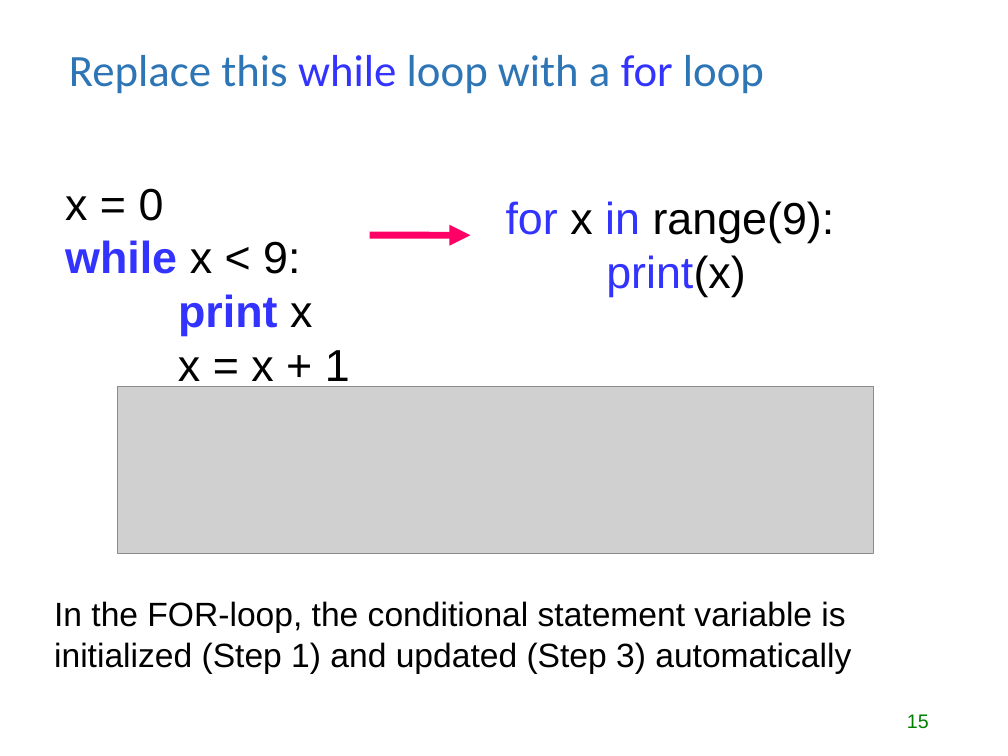
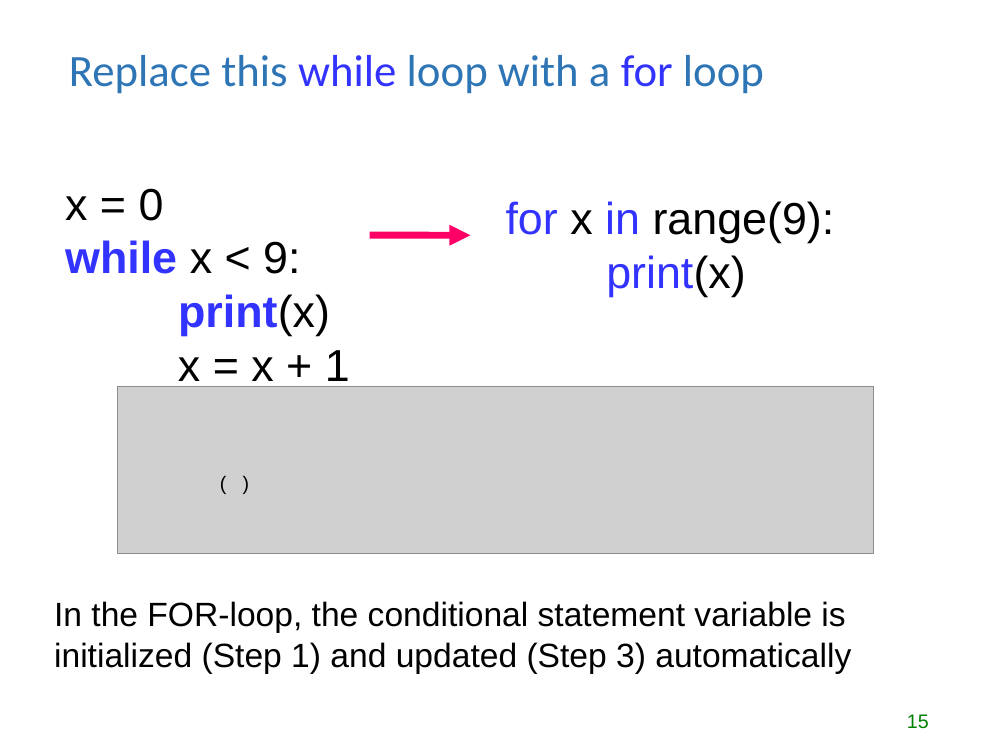
Before and after one commit to lgtateos/gis540, a slide deck: slide 15 of slides/looping.ppt. Drawn at 1008x756 pixels with LibreOffice and Linux fonts; fonts in the diff are those of the drawing; grey boxes stand for pictures. Boxes give left, top, right and bottom in pixels: in the first picture for what was removed or moved away, otherwise in the second. Text is boxed around its words. In the diff, an @@ line names an element or a change of style, - is before the commit and + after.

```diff
--- a/slides/looping.ppt
+++ b/slides/looping.ppt
@@ text at (178, 294, 330, 336): text changed @@
-  print x
+  print(x)
@@ text added at (210, 466, 291, 500), 14 pt, text #000000 @@
+( )
```
Also in this commit, not shown: 8 other slides changed, 1 other file.
